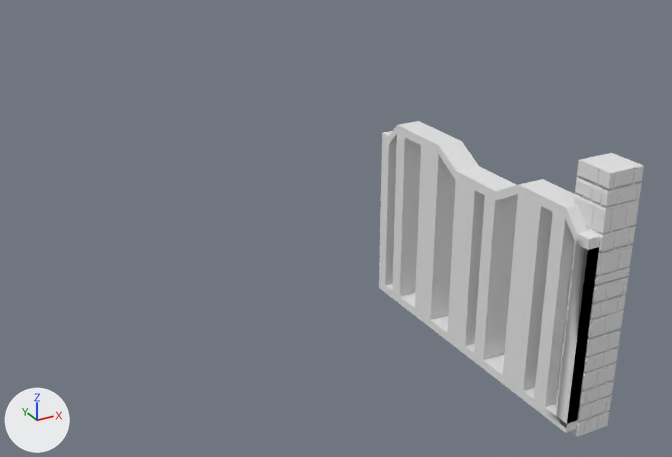
Before and after pictures for a commit that changed the FBX model resources/models/uncompiled/ShortGate.fbx.
One viewpoint serves both versions: a 50 mm lens placed at (-2.29, -5.08, 1.67), pointed at (-0.35, -1.56, -0.1). The axes (+X, +Y, +Z) are drawn at lower left. The lights are the same throughout.

In view in the first picture: 'ShortGate.001', 'ShortGate_Pillar.001'.
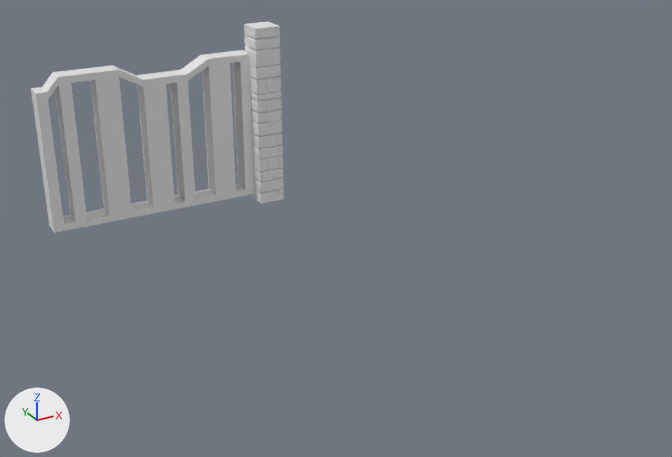
Commit message: Updated ShortGate Model

Edits to the bpy script that builds the scene:
```text
Change ob_shortgate_001:
    ob_shortgate_001.location: (0.0, -2.958, -0.007) -> (0.138, 0.079, -0.007)
    ob_shortgate_001.rotation_euler: (-1.571, 0.0, 3.142) -> (1.571, 0.0, -1.571)  # degrees (-90, 0, 180) -> degrees (90, 0, -90)
    ob_shortgate_001.scale: (-0.01, -0.01, -0.01) -> (0.01, 0.01, 0.01)
Change ob_shortgate_pillar_001:
    ob_shortgate_pillar_001.location: (0.073, -2.808, 0.0) -> (0.0, 0.0, 0.0)
    ob_shortgate_pillar_001.rotation_euler: (1.571, 0.0, 0.0) -> (1.571, 0.0, -1.571)  # degrees (90, 0, 0) -> degrees (90, 0, -90)
```

What differs and where, as boxes [x1, y1, x2, y2] in the pictures (672 x 457 px):
'ShortGate.001', moved, turned, rescaled: before [379, 121, 600, 433]; after [31, 50, 255, 233]
'ShortGate_Pillar.001', moved, turned: before [555, 153, 644, 437]; after [244, 22, 284, 204]
